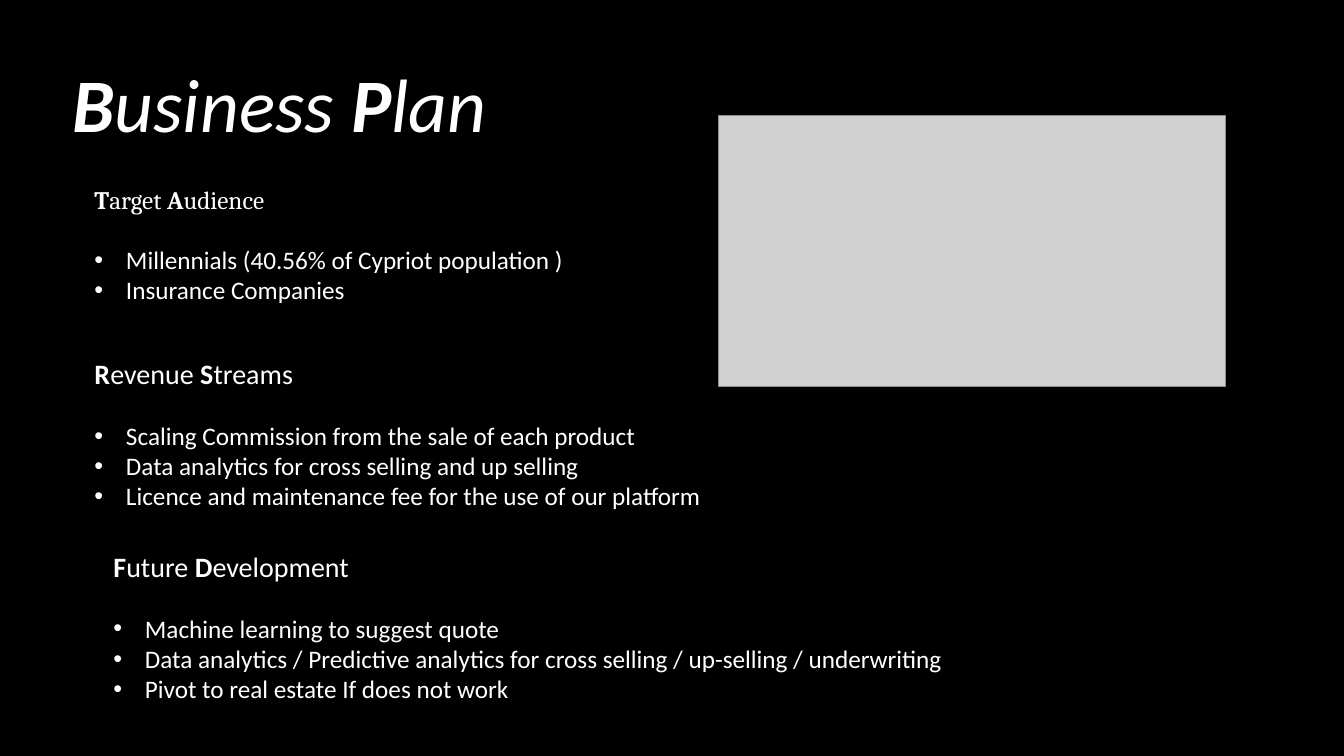
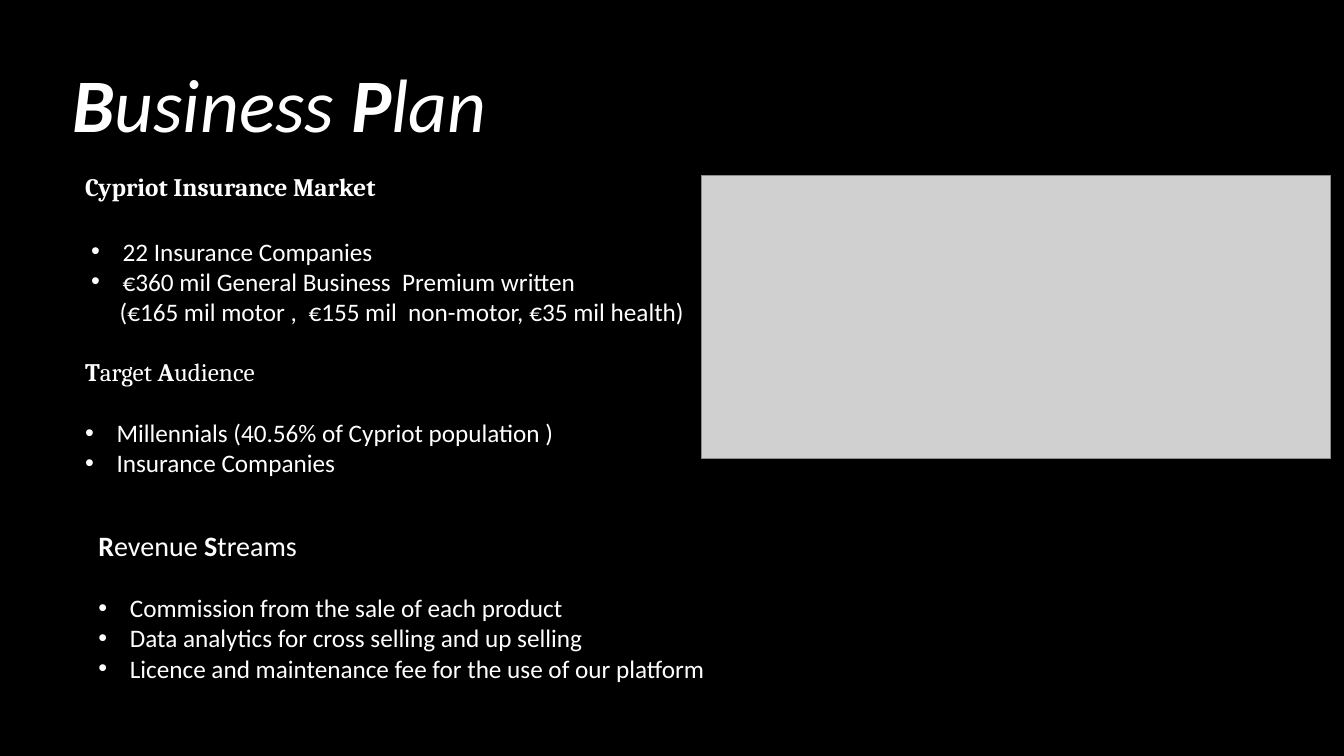
Before and after one commit to hackathon-cyinsurtech/Sleeping-Sloth, a slide deck: slide 8 of Presentation/insure_me.pptx. Drawn at 1344x756 pixels with LibreOffice and Linux fonts; fonts in the diff are those of the drawing; grey boxes stand for pictures; background and template pictures are left out. Boxes give left, top, right and bottom in pixels: in the first picture for what was removed or moved away, otherwise in the second. Text is boxed around its words. In the diff, an @@ line names an element or a change of style, - is before the commit and + after.

```diff
--- a/Presentation/insure_me.pptx
+++ b/Presentation/insure_me.pptx
@@ text added at box(85, 178, 375, 202), 18 pt, text #FFFFFF, bold @@
+Cypriot Insurance Market
@@ picture: place and size @@
-picture at box(719, 116, 1226, 387)
+picture at box(702, 175, 1330, 459)
@@ text added at box(120, 243, 684, 325), 18 pt, text #FFFFFF @@
+• 22 Insurance Companies
+• €360 mil General Business Premium written
+(€165 mil motor , €155 mil non-motor, €35 mil health)
@@ text "Target Audience": place and size @@
-text "Target Audience" at box(94, 191, 549, 303)
+text "Target Audience" at box(85, 363, 540, 476)
@@ text "Revenue Streams": place and size @@
-text "Revenue Streams" at box(94, 365, 700, 509)
+text "Revenue Streams" at box(98, 537, 704, 682)
@@ text removed at box(113, 557, 942, 699) @@
-Future Development
-• Machine learning to suggest quote
-• Data analytics / Predictive analytics for cross selling / up-selling / underwriting
-• Pivot to real estate If does not work
@@ text at box(130, 599, 562, 621): text changed @@
-• Scaling Commission from the sale of each product
+• Commission from the sale of each product
```
Also in this commit, not shown: 1 other slide changed, 2 slides added.
